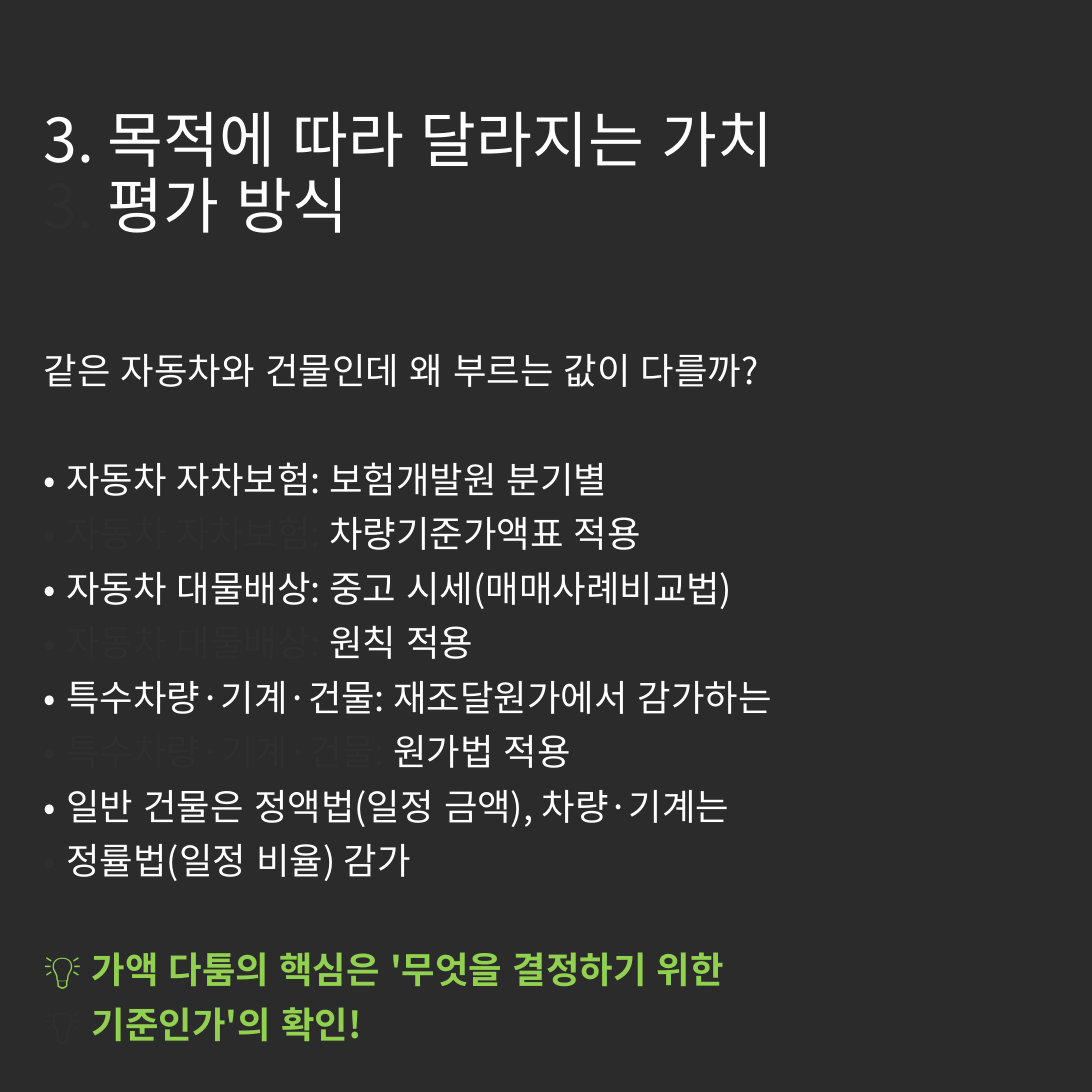
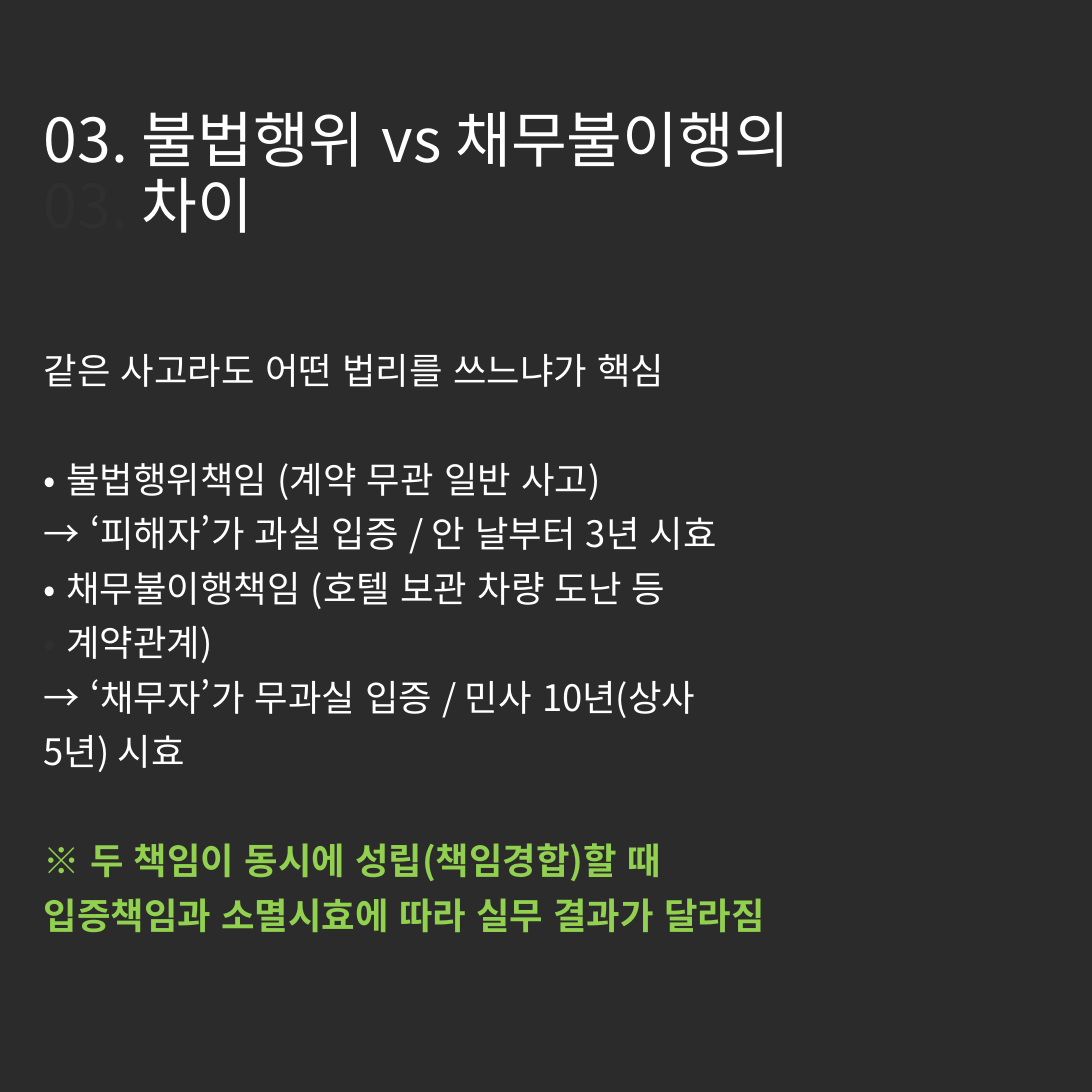
Before and after one commit to tladjuster00000029/brunch-SNS--auto, a slide deck: slide 4 of posts/images/generated_cards.pptx. Drawn at 1092x1092 pixels with LibreOffice and Linux fonts; fonts in the diff are those of the drawing; background and template pictures are left out; a plain dark background stands for a picture behind light text. Boxes give left, top, right and bottom in pixels: in the first picture for what was removed or moved away, otherwise in the second. Text is boxed around its words. In the diff, an @@ line names an element or a change of style, - is before the commit and + after.

```diff
--- a/posts/images/generated_cards.pptx
+++ b/posts/images/generated_cards.pptx
@@ title at (44,112,790,246): text changed @@
-3. 목적에 따라 달라지는 가치
-3. 평가 방식
+03. 불법행위 vs 채무불이행의
+03. 차이
@@ subtitle at (44,354,765,933): text changed @@
-같은 자동차와 건물인데 왜 부르는 값이 다를까?
-• 자동차 자차보험: 보험개발원 분기별
-• 자동차 자차보험: 차량기준가액표 적용
-• 자동차 대물배상: 중고 시세(매매사례비교법)
-• 자동차 대물배상: 원칙 적용
-• 특수차량·기계·건물: 재조달원가에서 감가하는
-• 특수차량·기계·건물: 원가법 적용
-• 일반 건물은 정액법(일정 금액), 차량·기계는
-• 정률법(일정 비율) 감가
-💡 가액 다툼의 핵심은 '무엇을 결정하기 위한
-💡 기준인가'의 확인!
+같은 사고라도 어떤 법리를 쓰느냐가 핵심
+• 불법행위책임 (계약 무관 일반 사고)
+→ ‘피해자’가 과실 입증 / 안 날부터 3년 시효
+• 채무불이행책임 (호텔 보관 차량 도난 등
+• 계약관계)
+→ ‘채무자’가 무과실 입증 / 민사 10년(상사
+5년) 시효
+※ 두 책임이 동시에 성립(책임경합)할 때
+입증책임과 소멸시효에 따라 실무 결과가 달라짐
```
Also in this commit, not shown: 4 other slides changed, 5 other files.
